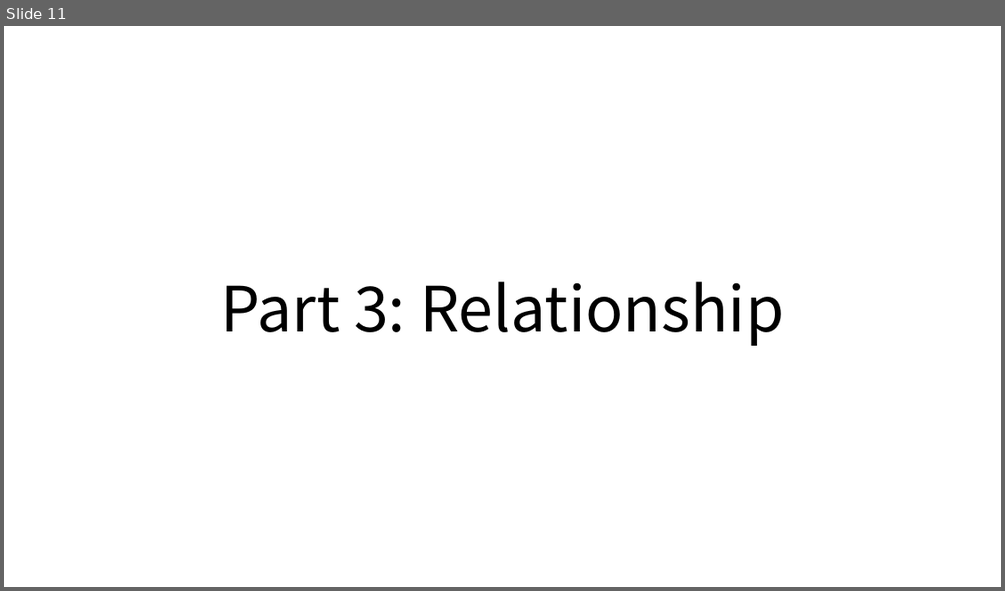
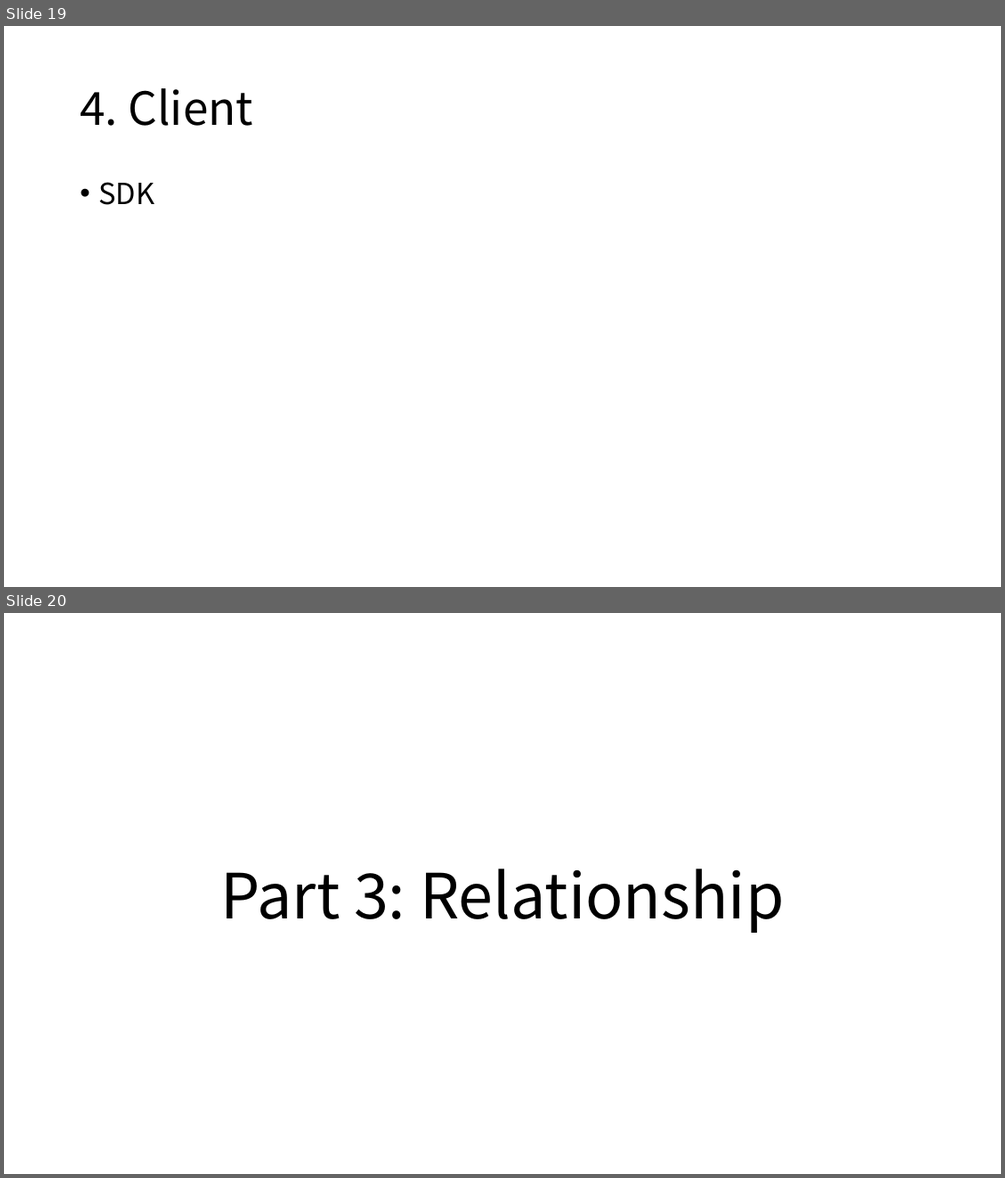
Before and after one commit to freekatz/Blockchain-Notes, a slide deck: fabric notes/【2020.12.26】Fabric Network Runtime Architecture.pptx. Shown one above the other, each under a label of ours: slide 11 before the commit, slides 19 and 20 after it. The pictures are 1005x591 and 1005x1178 pixels, drawn with LibreOffice and Linux fonts; fonts in the diff are those of the drawing. Boxes give left, top, right and bottom in pixels: in the first picture for what was removed or moved away, otherwise in the second. Text is boxed around its words. In the diff, an @@ line names an element or a change of style, - is before the commit and + after.

```diff
--- a/fabric notes/【2020.12.26】Fabric Network Runtime Architecture.pptx
+++ b/fabric notes/【2020.12.26】Fabric Network Runtime Architecture.pptx
@@ slide 19 added at [4,26,1001,587], background #FFFFFF @@
@@ title added at [80,88,254,126], 44 pt, text #000000 @@
+4. Client
@@ text added at [98,182,154,205], 28 pt, text #000000 @@
+• SDK
@@ what was slide 11 is now slide 20 @@
```
Also in this commit, not shown: 4 slides changed, 8 other slides added, 4 other files.
